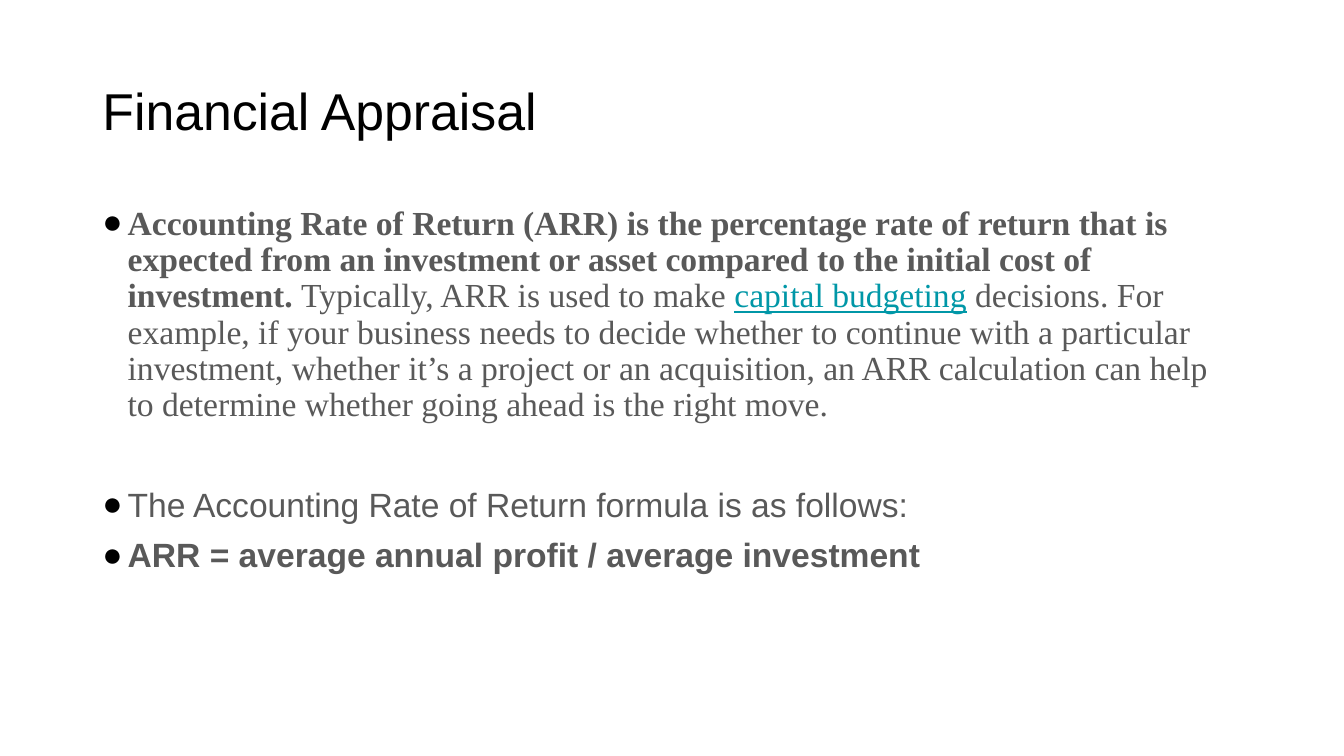
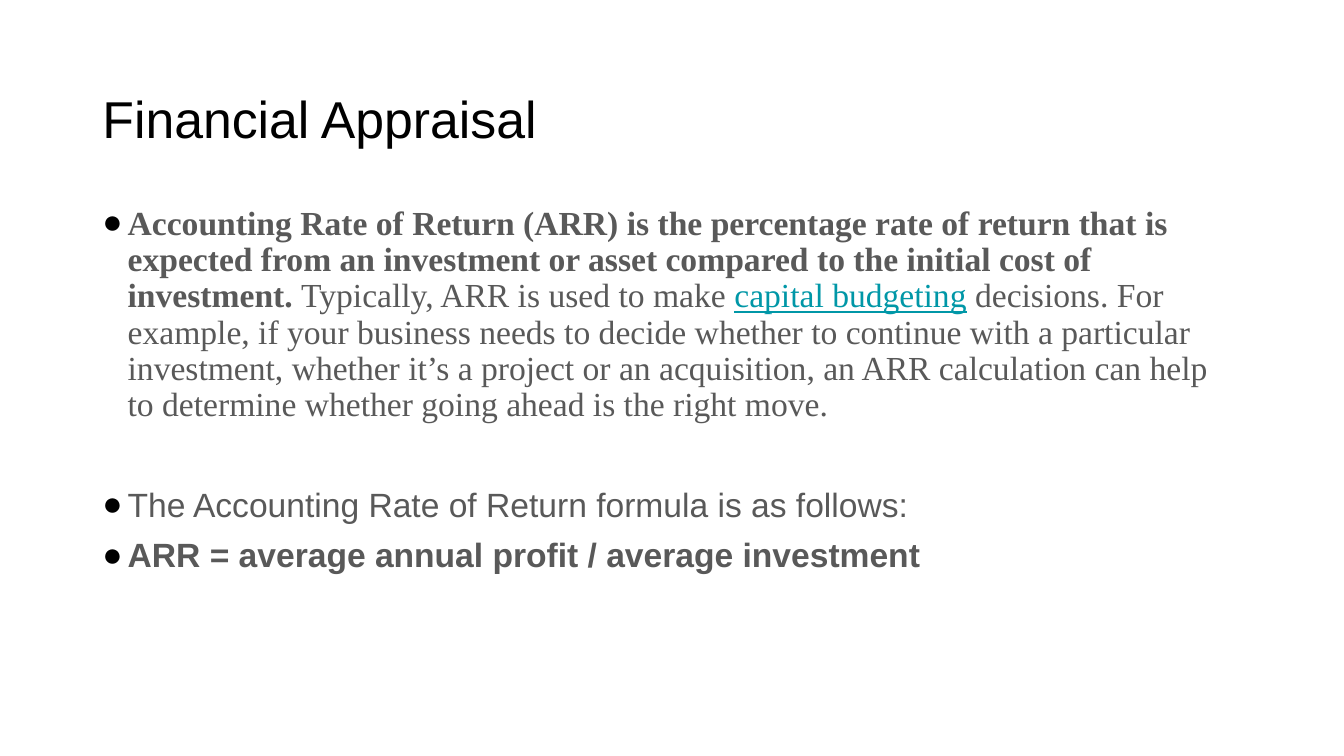
Before and after one commit to vk0810-k/College-B.Tech, a slide deck: slide 47 of Fourth Year/SEM VIII/IT Project Management - Prof. Asha Rawat/Ppt's/Unit 1.pptx. Drawn at 1344x756 pixels with LibreOffice and Linux fonts; fonts in the diff are those of the drawing. Boxes give left, top, right and bottom in pixels: in the first picture for what was removed or moved away, otherwise in the second. Text is boxed around its words. In the diff, an @@ line names an element or a change of style, - is before the commit and + after.

```diff
--- a/Fourth Year/SEM VIII/IT Project Management - Prof. Asha Rawat/Ppt's/Unit 1.pptx
+++ b/Fourth Year/SEM VIII/IT Project Management - Prof. Asha Rawat/Ppt's/Unit 1.pptx
@@ title "Financial Appraisal": place and size @@
-title "Financial Appraisal" at bbox=[102, 92, 537, 140]
+title "Financial Appraisal" at bbox=[102, 100, 537, 149]
```
Also in this commit, not shown: 6 other files.
